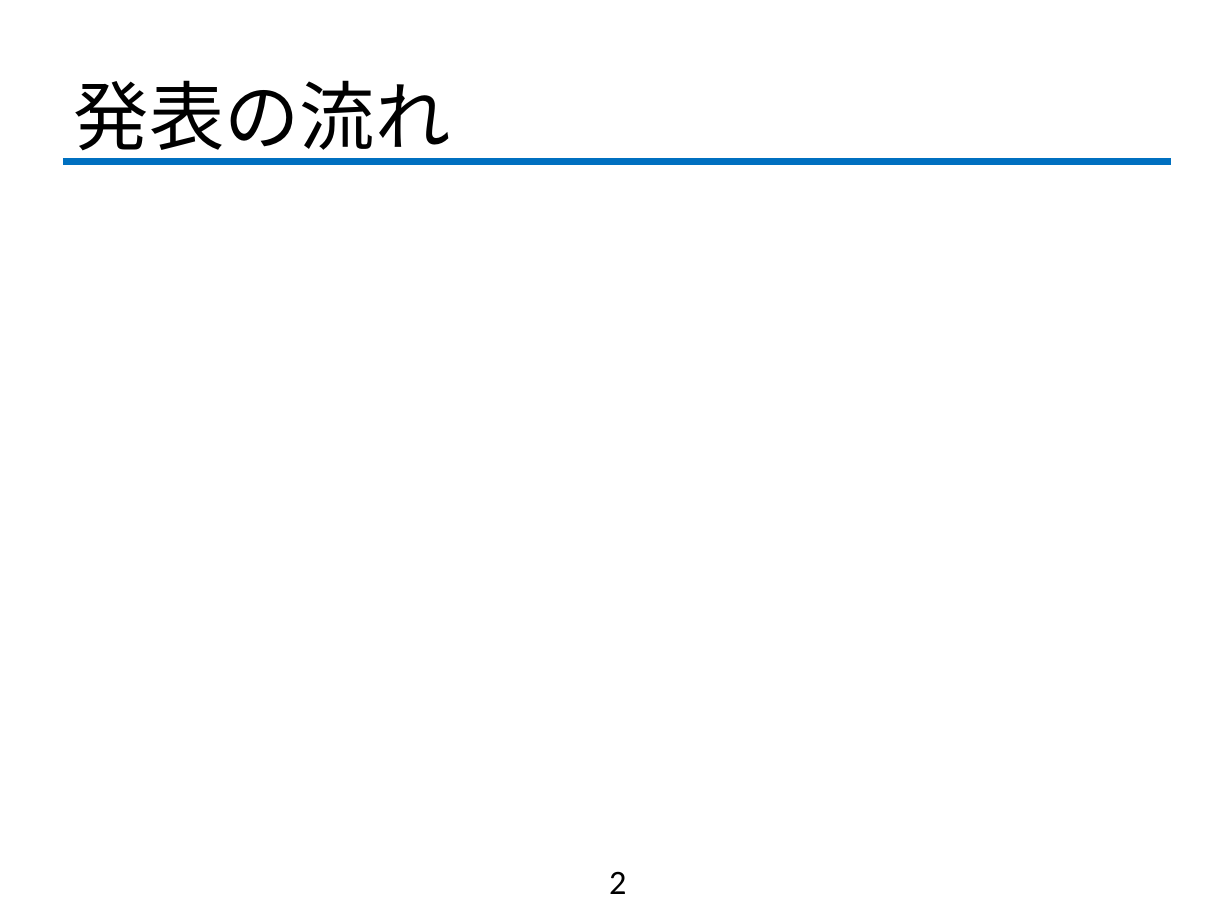
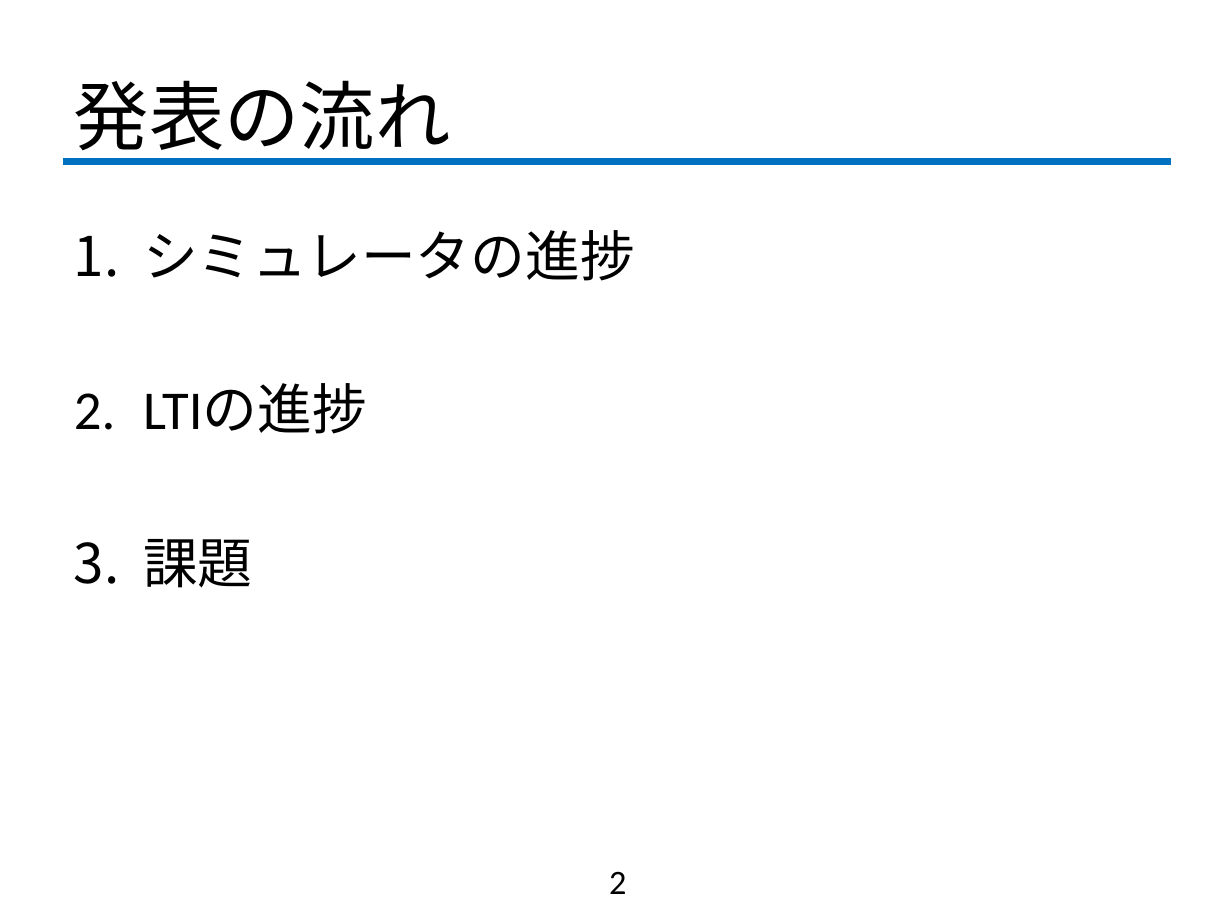
Before and after one commit to fujiLabo/fuji_simu, a slide deck: slide 2 of 1112進捗.pptx. Drawn at 1232x924 pixels with LibreOffice and Linux fonts; fonts in the diff are those of the drawing; background and template pictures are left out. Boxes give left, top, right and bottom in pixels: in the first picture for what was removed or moved away, otherwise in the second. Text is boxed around its words. In the diff, an @@ line names an element or a change of style, - is before the commit and + after.

Commit message:
進捗完成

```diff
--- a/1112進捗.pptx
+++ b/1112進捗.pptx
@@ text added at (143,230,635,588), 32 pt, text #000000 @@
+1. シミュレータの進捗
+2. LTIの進捗
+3. 課題
```
Also in this commit, not shown: 2 other slides changed, 2 slides added, 1 other file.
